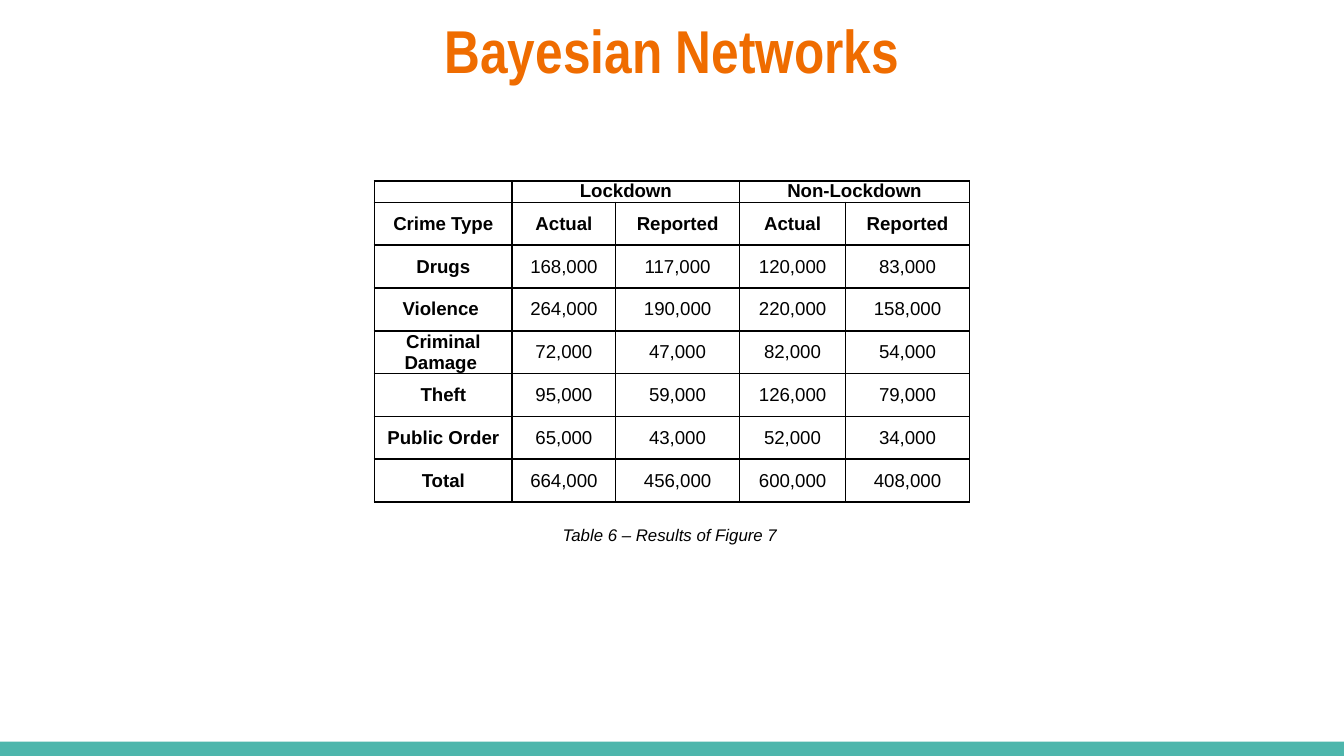
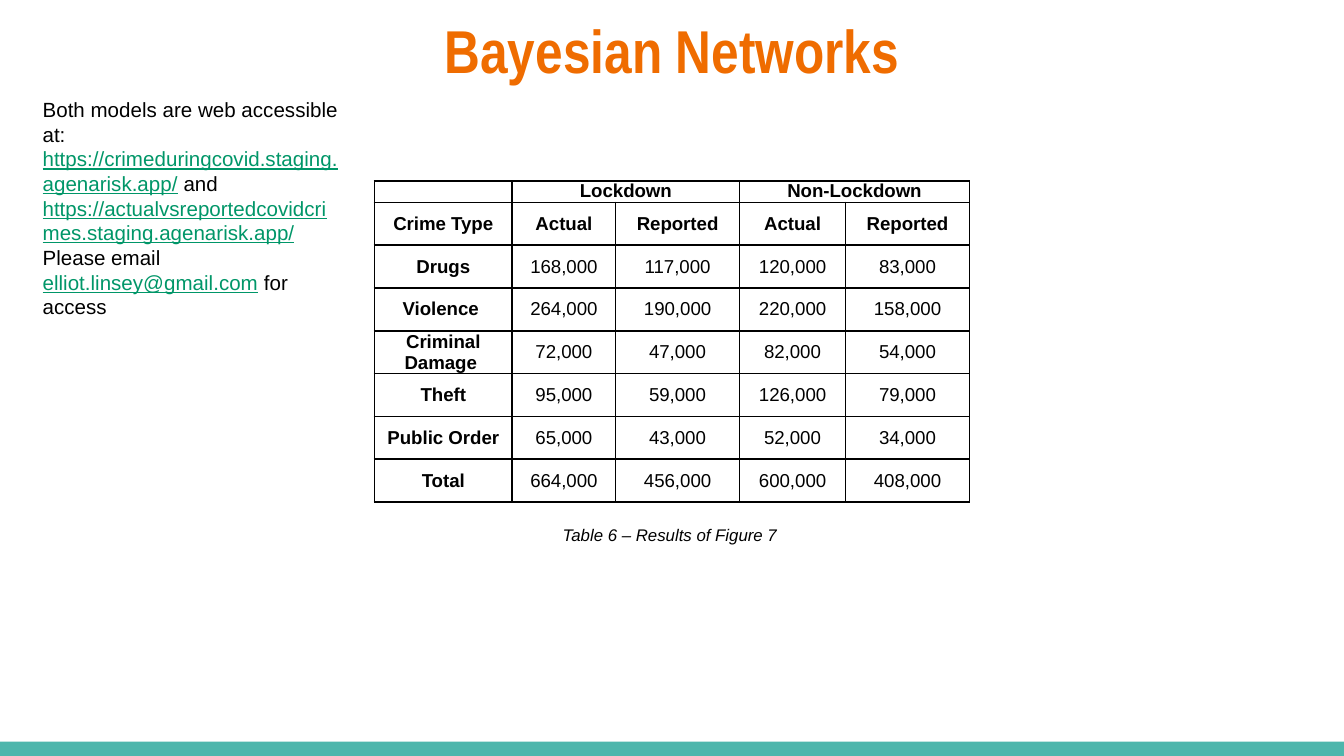
Before and after one commit to elliot-linsey/QMUL, a slide deck: slide 13 of EOY Project/Presentation.pptx. Drawn at 1344x756 pixels with LibreOffice and Linux fonts; fonts in the diff are those of the drawing. Boxes give left, top, right and bottom in pixels: in the first picture for what was removed or moved away, otherwise in the second. Text is boxed around its words. In the diff, an @@ line names an element or a change of style, - is before the commit and + after.

```diff
--- a/EOY Project/Presentation.pptx
+++ b/EOY Project/Presentation.pptx
@@ text added at <box>43,102,338,315</box>, 11 pt, text #009668, underline @@
+Both models are web accessible at: https://crimeduringcovid.staging.agenarisk.app/ and https://actualvsreportedcovidcrimes.staging.agenarisk.app/
+Please email elliot.linsey@gmail.com for access
```
Also in this commit, not shown: 4 other slides changed, 1 slide added, 25 other files.
